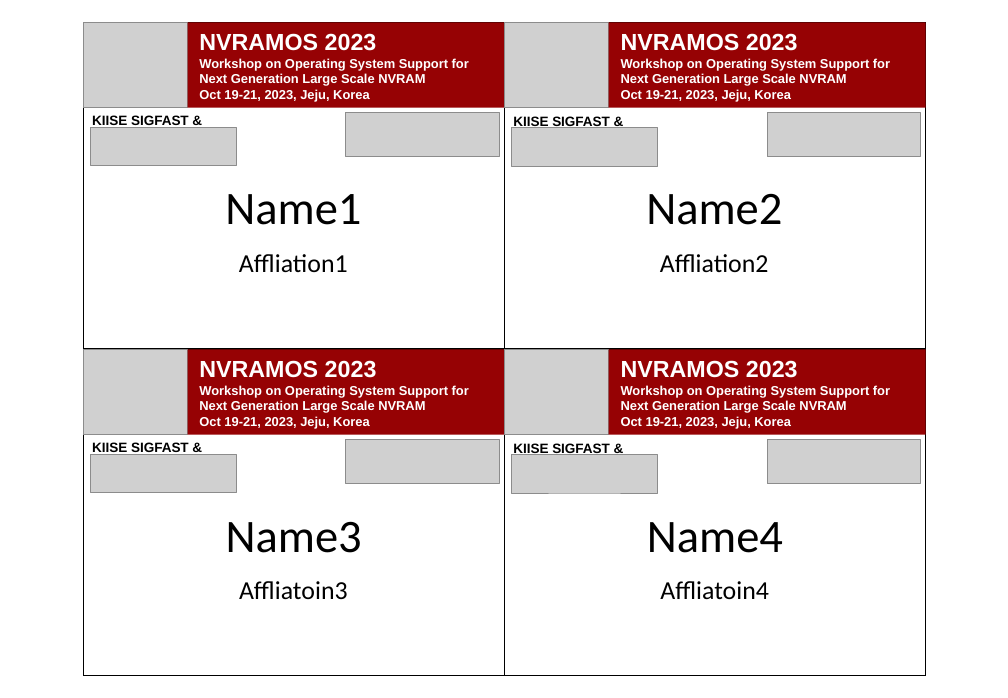
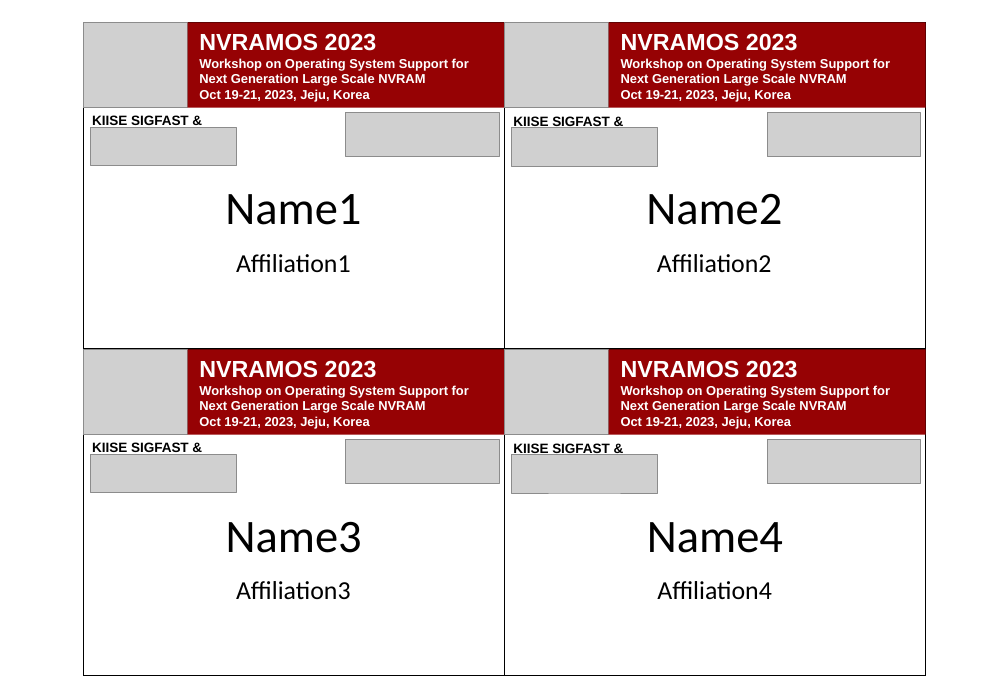
Before and after one commit to JonghyeokPark/nametag, a slide deck: slide 1 of template.pptx. Drawn at 1008x698 pixels with LibreOffice and Linux fonts; fonts in the diff are those of the drawing; grey boxes stand for pictures. Boxes give left, top, right and bottom in pixels: in the first picture for what was removed or moved away, otherwise in the second. Text is boxed around its words. In the diff, an @@ line names an element or a change of style, - is before the commit and + after.

```diff
--- a/template.pptx
+++ b/template.pptx
@@ text at <box>236,254,351,272</box>: text changed @@
-Affliation1
+Affiliation1
@@ text at <box>657,254,772,272</box>: text changed @@
-Affliation2
+Affiliation2
@@ text at <box>236,581,351,599</box>: text changed @@
-Affliatoin3
+Affiliation3
@@ text at <box>657,581,772,599</box>: text changed @@
-Affliatoin4
+Affiliation4
```
Also in this commit, not shown: 5 other files.
